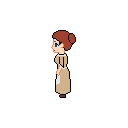
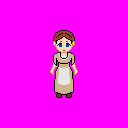
Layers edited between the first and the second w=128, h=128 image:
hid "Capa de pintura 5" (1st of 2) over [0,0,128,128]
showed "Capa de pintura 1" over [0,0,128,128]
showed "fondo" over [0,0,128,128]
